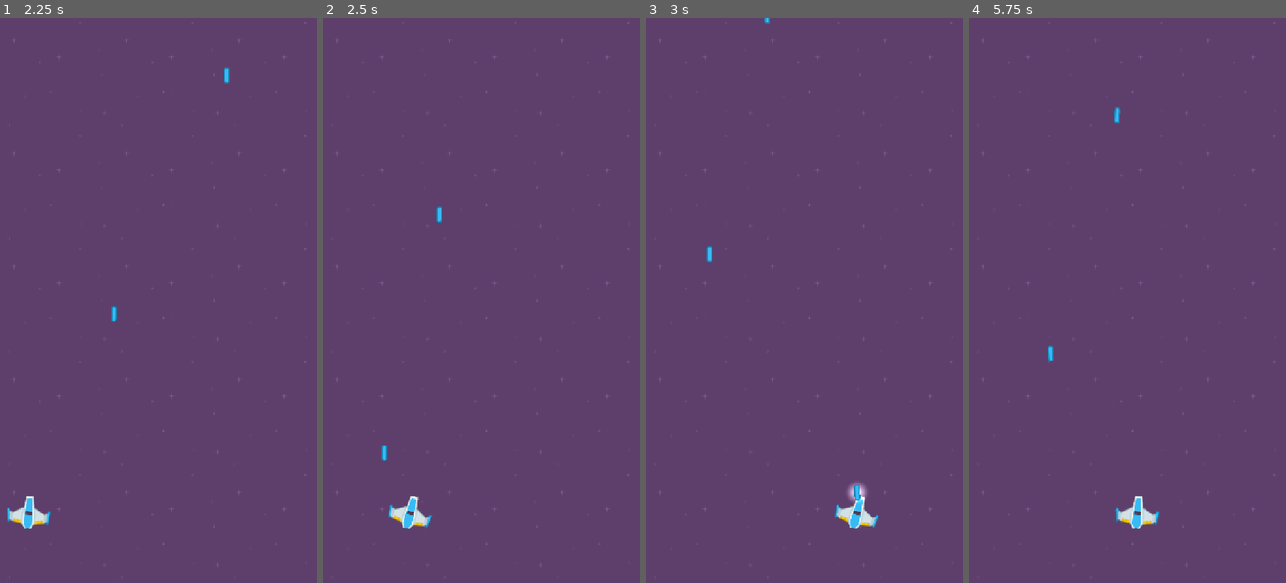
Above: before the commit, frames 1-4 (left to right).
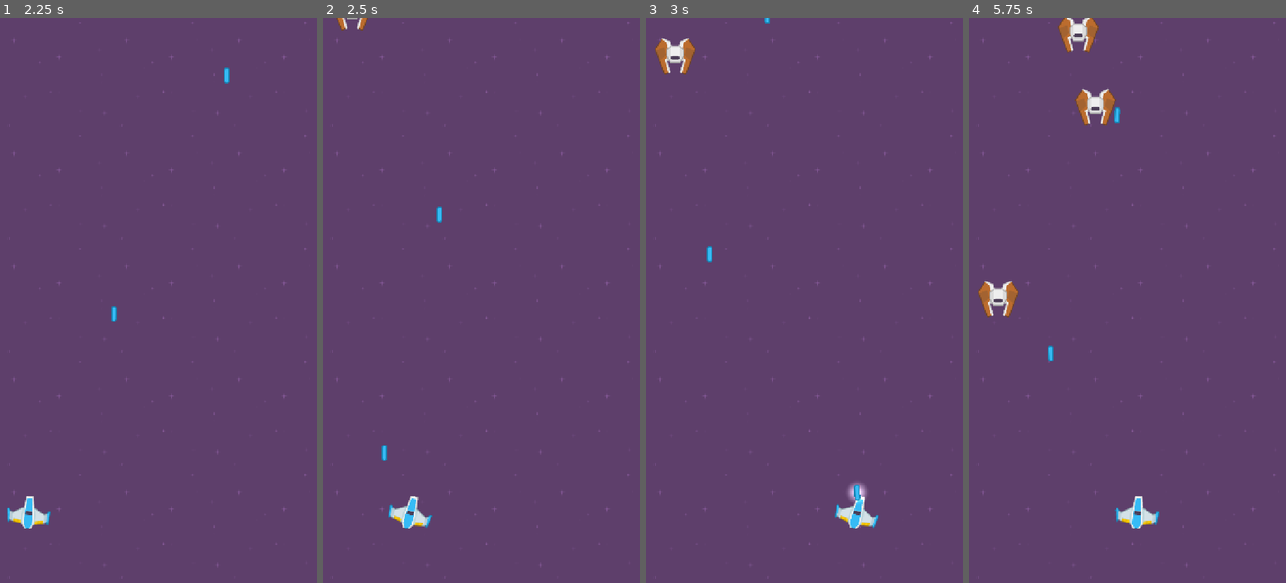
Above: after the commit, the same moments.

Repository: YannickMontes/2D-Space-Shooter-Template
Game: Godot game, scene res://Scenes/main.tscn
The game is run twice, just before and just after one commit, with the same random seed, the same clock (stepped at 60 frames per second) and the same inputs.
Inputs (mouse positions are in pixels of both pictures, inside the frame that each line leads up to):
- Up to frame 1 (2.25 s): tap Enter at 0.5 s; move the mouse to (228, 272) at 0.52 s; press the mouse at (228, 272) at 0.53 s; hold Right (move_right) 0.53-1.28 s; move the mouse to (95, 328) at 1.27 s; release the mouse at (95, 328) at 1.28 s; hold Left (move_left) 1.28-2.03 s; click (95, 328) at 1.35 s; move the mouse to (190, 176) at 2.02 s; press the mouse at (190, 176) at 2.03 s; hold Right (move_right) from 2.03 s (still down)
- Up to frame 2 (2.5 s): keep holding Right (move_right)
- Up to frame 3 (3 s): keep holding Right (move_right); move the mouse to (788, 413) at 2.77 s; release the mouse at (788, 413) at 2.78 s; click (788, 413) at 2.85 s
- Up to frame 4 (5.75 s): move the mouse to (1222, 385) at 3.52 s; release Right (move_right) at 3.53 s; press the mouse at (1222, 385) at 3.53 s; hold Left (move_left) from 3.53 s (still down); move the mouse to (1032, 215) at 4.27 s; release the mouse at (1032, 215) at 4.28 s; click (1032, 215) at 4.35 s; move the mouse to (1143, 300) at 5.02 s; press the mouse at (1143, 300) at 5.03 s

Frame 1 is identical in both runs. In frame 2, 0.1% of the frame differs, in the area x 4-15%, y 0-3%; in frame 3, 0.5%; in frame 4, 1.6%, in the area x 2-47%, y 0-53%.

Commit message:
Checkpoint 1.4

Diff:
--- a/Scenes/bullet.tscn
+++ b/Scenes/bullet.tscn
@@ -1,16 +1,22 @@
-[gd_scene load_steps=4 format=3]
+[gd_scene load_steps=5 format=3]
 
 [ext_resource type="Script" path="res://Scripts/bullet.gd" id="1"]
 [ext_resource type="Texture2D" path="res://KennyAssets/SpaceShooterRedux/Lasers/laserBlue02.png" id="2"]
+[ext_resource type="PackedScene" path="res://Effects/hit_spark.tscn" id="3"]
 
 [sub_resource type="RectangleShape2D" id="hitbox"]
 size = Vector2(12, 34)
 
 [node name="Bullet" type="Area2D"]
+collision_layer = 4
+collision_mask = 2
 script = ExtResource("1")
+hit_effect_scene = ExtResource("3")
 
 [node name="Sprite2D" type="Sprite2D" parent="."]
 texture = ExtResource("2")
 
 [node name="CollisionShape2D" type="CollisionShape2D" parent="."]
 shape = SubResource("hitbox")
+
+[connection signal="area_entered" from="." to="." method="_on_area_entered"]
--- /dev/null
+++ b/Scenes/enemy.tscn
@@ -0,0 +1,27 @@
+[gd_scene load_steps=5 format=3]
+
+[ext_resource type="Script" path="res://Scripts/enemy.gd" id="1"]
+[ext_resource type="Texture2D" path="res://KennyAssets/SpaceShooterRedux/Enemies/enemyRed1.png" id="2"]
+[ext_resource type="PackedScene" path="res://Effects/explosion.tscn" id="3"]
+
+[sub_resource type="RectangleShape2D" id="hitbox"]
+size = Vector2(84, 70)
+
+[node name="Enemy" type="Area2D"]
+collision_layer = 2
+collision_mask = 1
+script = ExtResource("1")
+explosion_scene = ExtResource("3")
+
+[node name="Sprite2D" type="Sprite2D" parent="."]
+texture = ExtResource("2")
+
+[node name="CollisionShape2D" type="CollisionShape2D" parent="."]
+shape = SubResource("hitbox")
+
+[node name="FlashTimer" type="Timer" parent="."]
+wait_time = 0.06
+one_shot = true
+
+[connection signal="area_entered" from="." to="." method="_on_area_entered"]
+[connection signal="timeout" from="FlashTimer" to="." method="_on_flash_timer_timeout"]
--- /dev/null
+++ b/Scenes/enemy_spawner.tscn
@@ -0,0 +1,14 @@
+[gd_scene load_steps=3 format=3]
+
+[ext_resource type="Script" path="res://Scripts/enemy_spawner.gd" id="1"]
+[ext_resource type="PackedScene" path="res://Scenes/enemy.tscn" id="2"]
+
+[node name="EnemySpawner" type="Node2D"]
+script = ExtResource("1")
+enemy_scene = ExtResource("2")
+
+[node name="Timer" type="Timer" parent="."]
+wait_time = 1.5
+autostart = true
+
+[connection signal="timeout" from="Timer" to="." method="_on_timer_timeout"]
--- a/Scenes/main.tscn
+++ b/Scenes/main.tscn
@@ -1,6 +1,7 @@
-[gd_scene load_steps=3 format=3]
+[gd_scene load_steps=4 format=3]
 
 [ext_resource type="Texture2D" path="res://KennyAssets/SpaceShooterRedux/Backgrounds/purple.png" id="1"]
+[ext_resource type="PackedScene" path="res://Scenes/enemy_spawner.tscn" id="3"]
 [ext_resource type="PackedScene" path="res://Scenes/player.tscn" id="4"]
 
 [node name="Main" type="Node2D"]
@@ -13,5 +14,8 @@
 
 [node name="Camera2D" type="Camera2D" parent="."]
 
+[node name="EnemySpawner" parent="." instance=ExtResource("3")]
+position = Vector2(0, -850)
+
 [node name="Player" parent="." instance=ExtResource("4")]
 position = Vector2(0, 480)
--- a/Scenes/player.tscn
+++ b/Scenes/player.tscn
@@ -6,12 +6,19 @@
 [ext_resource type="PackedScene" path="res://Scenes/bullet.tscn" id="4"]
 [ext_resource type="PackedScene" path="res://Effects/muzzle_flash.tscn" id="5"]
 
+[sub_resource type="RectangleShape2D" id="hitbox"]
+size = Vector2(56, 44)
+
 [node name="Player" type="Area2D"]
+collision_mask = 0
 script = ExtResource("1")
 
 [node name="Sprite2D" type="Sprite2D" parent="."]
 texture = ExtResource("2")
 
+[node name="CollisionShape2D" type="CollisionShape2D" parent="."]
+shape = SubResource("hitbox")
+
 [node name="Weapon" parent="." instance=ExtResource("3")]
 position = Vector2(0, -45)
 bullet_scene = ExtResource("4")
--- a/Scripts/bullet.gd
+++ b/Scripts/bullet.gd
@@ -3,9 +3,23 @@
 extends Area2D
 
 @export var speed: float = 900.0
+@export var damage: int = 1
+@export var hit_effect_scene: PackedScene
 
 # --- 1.3 : le tir avance tout droit, dans la direction de sa rotation
 func _physics_process(delta: float) -> void:
 	position += Vector2.UP.rotated(rotation) * speed * delta
 	if abs(position.y) > 1000.0:
 		queue_free()
+
+# --- 1.4 : ce sont les layers/masks qui décident qui on peut toucher
+func _on_area_entered(area: Area2D) -> void:
+	if area.has_method("take_damage"):
+		area.take_damage(damage)
+
+	# Juice : étincelles à l'impact
+	if hit_effect_scene:
+		var hit_effect: Node2D = hit_effect_scene.instantiate()
+		hit_effect.global_position = global_position
+		get_tree().current_scene.add_child(hit_effect)
+	queue_free()
--- /dev/null
+++ b/Scripts/enemy.gd
@@ -0,0 +1,55 @@
+class_name Enemy
+
+extends Area2D
+
+@export var speed: float = 200.0
+@export var max_life: int = 2
+@export var knockback: float = 300.0
+@export var knockback_recovery: float = 900.0
+@export var explosion_scene: PackedScene
+
+var life: int
+var velocity: Vector2
+
+@onready var sprite: Sprite2D = $Sprite2D
+@onready var flash_timer: Timer = $FlashTimer
+
+func _ready() -> void:
+	life = max_life
+	velocity = Vector2.DOWN * speed
+
+# --- 1.4 : descend vers le bas de l'écran, et disparaît une fois sorti
+func _physics_process(delta: float) -> void:
+	# Juice : après un knockback, on revient progressivement à la vitesse normale
+	velocity = velocity.move_toward(Vector2.DOWN * speed, knockback_recovery * delta)
+	position += velocity * delta
+	# global_position : l'ennemi est enfant du spawner, placé au-dessus de l'écran
+	if global_position.y > 800.0:
+		queue_free()
+
+func take_damage(amount: int) -> void:
+	life -= amount
+	if life <= 0:
+		die()
+		return
+
+	# Juice : flash blanc + knockback
+	sprite.modulate = Color(10, 10, 10)
+	flash_timer.start()
+	velocity.y = -knockback
+
+func _on_flash_timer_timeout() -> void:
+	sprite.modulate = Color.WHITE
+
+func die() -> void:
+	# Juice : une explosion à la place de l'ennemi
+	var explosion: Node2D = explosion_scene.instantiate()
+	explosion.global_position = global_position
+	get_tree().current_scene.add_child(explosion)
+	queue_free()
+
+# Contact direct avec le joueur
+func _on_area_entered(area: Area2D) -> void:
+	if area is Player:
+		area.take_damage(1)
+		die()
--- /dev/null
+++ b/Scripts/enemy_spawner.gd
@@ -0,0 +1,10 @@
+extends Node2D
+
+@export var enemy_scene: PackedScene
+@export var x_range: float = 300.0
+
+# --- 1.4 : un ennemi à chaque fin du Timer
+func _on_timer_timeout() -> void:
+	var enemy: Enemy = enemy_scene.instantiate()
+	enemy.position = Vector2(randf_range(-x_range, x_range), 0)
+	add_child(enemy)
--- a/Scripts/player.gd
+++ b/Scripts/player.gd
@@ -6,12 +6,17 @@
 @export var acceleration: float = 4000.0
 @export var max_tilt_degrees: float = 15.0
 @export var x_limit: float = 320.0
+@export var max_life: int = 3
 
 var velocity: Vector2 = Vector2.ZERO
+var life: int
 
 @onready var sprite: Sprite2D = $Sprite2D
 
-# --- 1.2 : déplacement. Le Player aura une collision (1.4), donc on le bouge dans _physics_process
+func _ready() -> void:
+	life = max_life
+
+# --- 1.2 : déplacement. Le Player a une collision, donc on le bouge dans _physics_process
 func _physics_process(delta: float) -> void:
 	var target_velocity: Vector2 = read_direction() * speed
 	# Juice : accélération et freinage progressifs, le vaisseau a du poids
@@ -29,3 +34,11 @@
 		var distance_to_finger: float = get_global_mouse_position().x - global_position.x
 		direction.x = clamp(distance_to_finger / 60.0, -1.0, 1.0)
 	return direction
+
+# --- 1.4 : dégâts (appelé par les ennemis)
+func take_damage(amount: int) -> void:
+	life -= amount
+	if life <= 0:
+		# Pour l'instant, la partie recommence. Le vrai game over arrive en 1.5
+		# call_deferred : on est en pleine collision, on recharge à la fin de la frame
+		get_tree().reload_current_scene.call_deferred()
Not shown: 1 places in Scenes/player.tscn that only renumber resources
Not shown, added: Scripts/enemy.gd.uid
Not shown, added: Scripts/enemy_spawner.gd.uid
